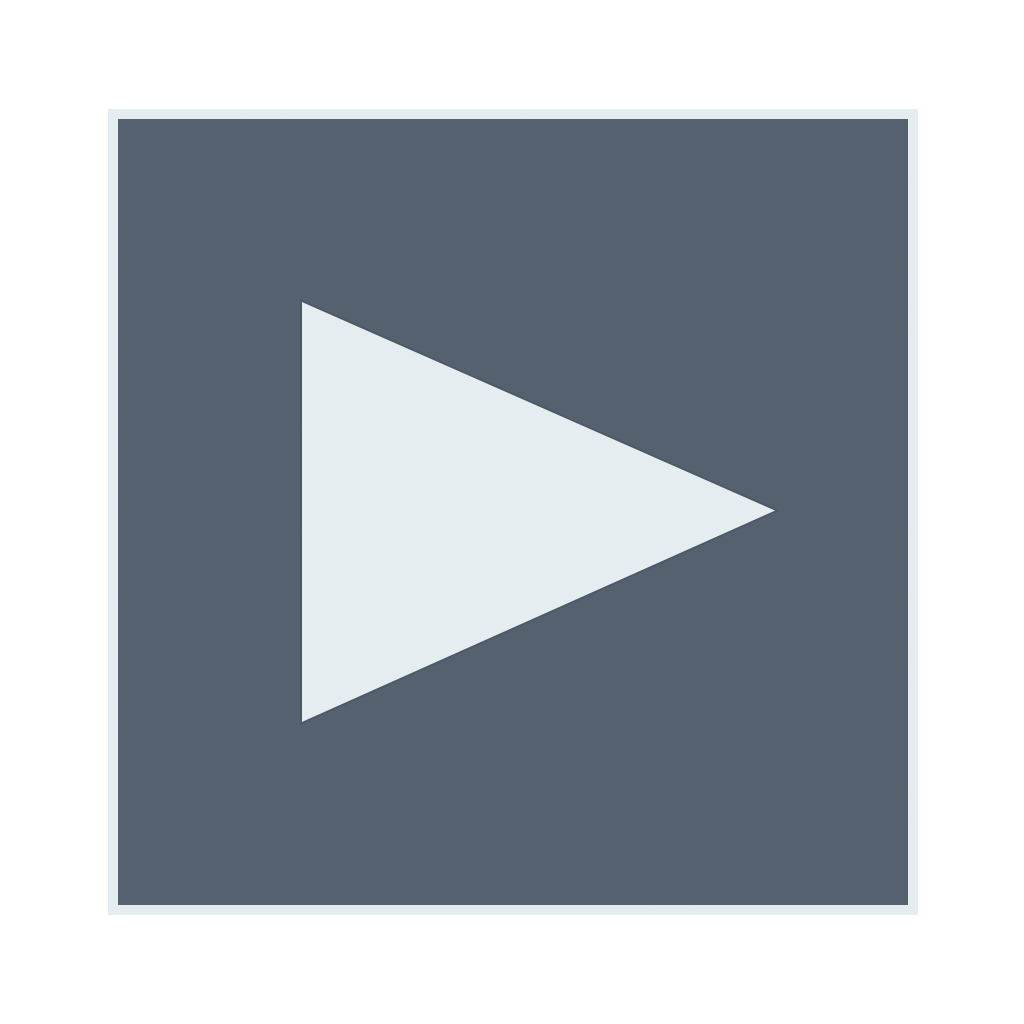
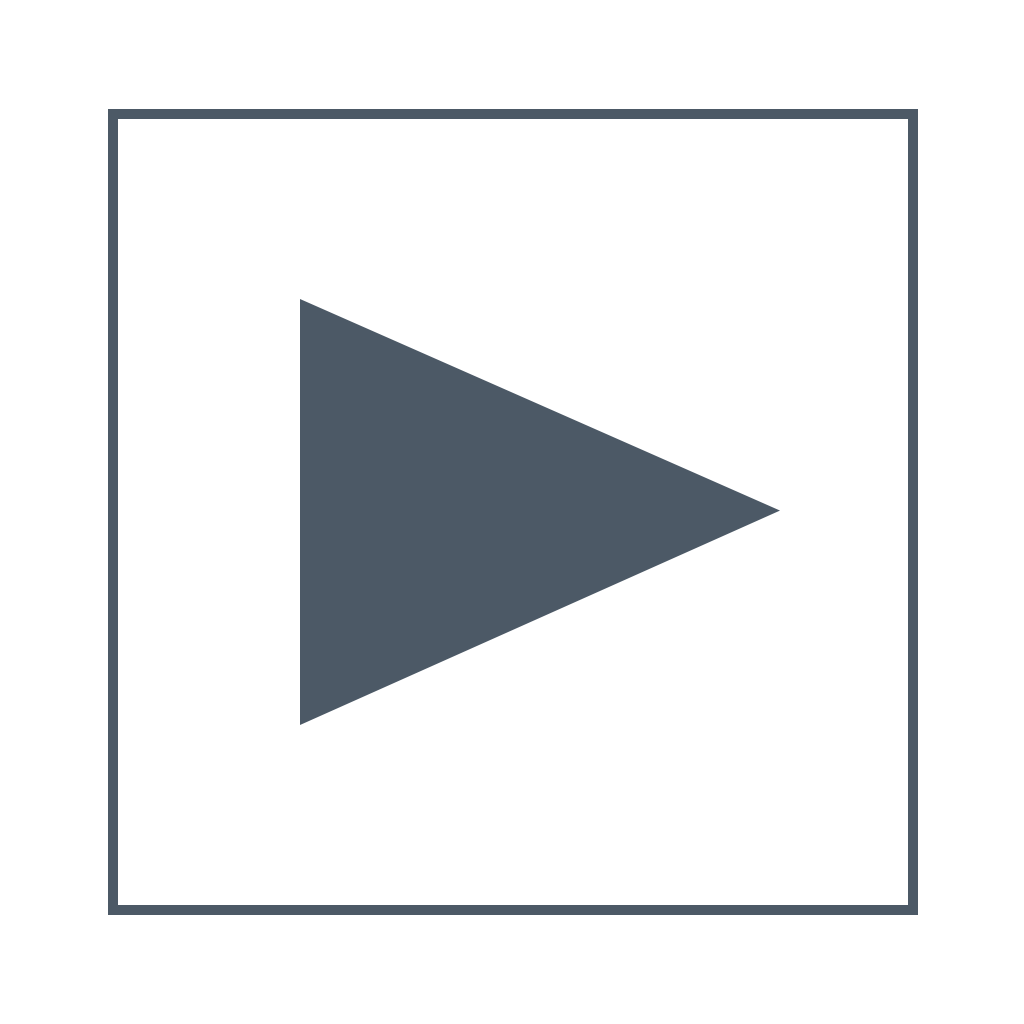
Layered file, before and after one edit (1024×1024). Changes by layer:
painted on "Shape 1" over (302, 302, 776, 722)
painted on "Background" over (113, 114, 913, 910)
